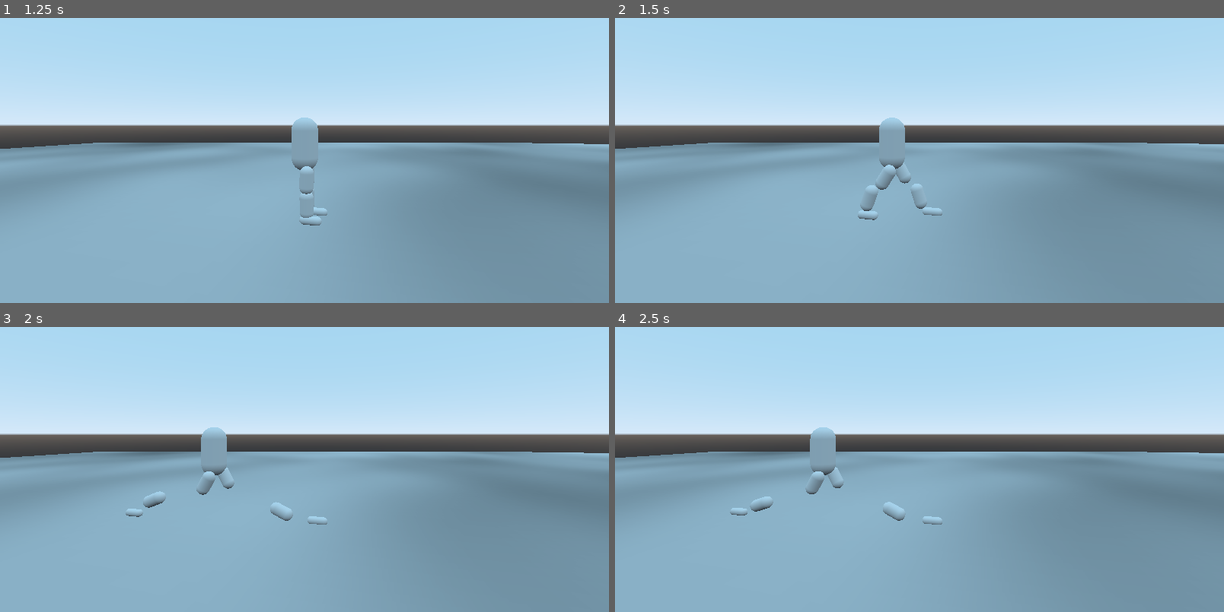
Above: before the commit, frames 1-4 (two rows, left to right).
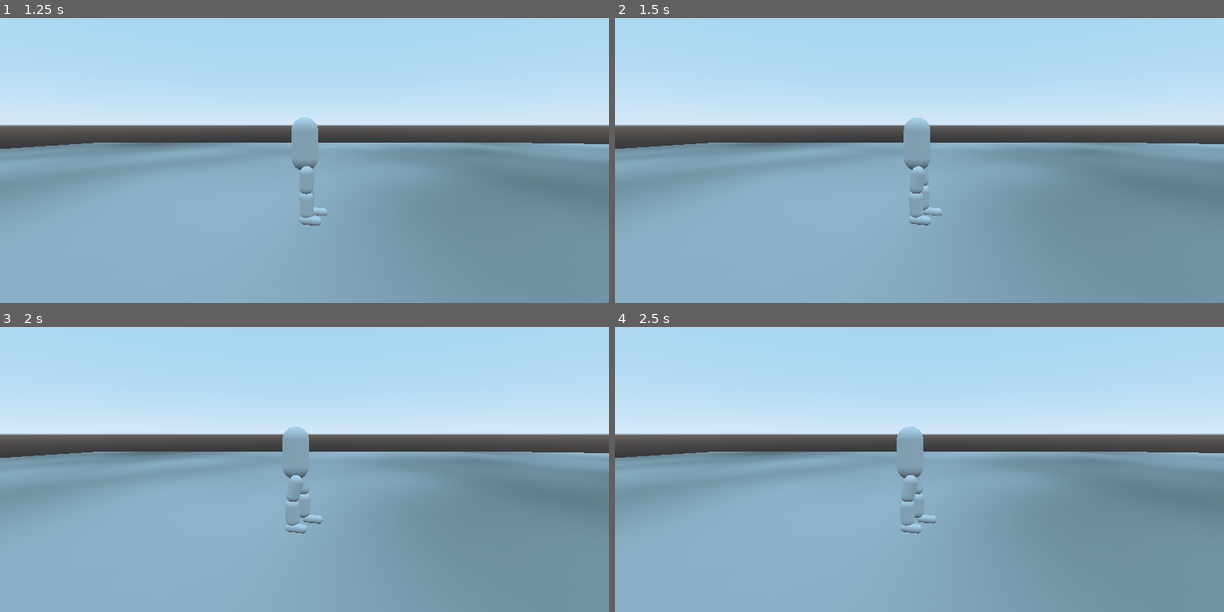
Above: after the commit, the same moments.

Repository: Terkwood/tinker-godot-joint
Game: Godot game, scene res://Main.tscn
Two runs of this game, one before a commit and one after it. Both use one fixed random seed, a clock stepped at 60 frames per second and the inputs below.
Inputs:
- Up to frame 1 (1.25 s): hold Right (ui_right) from 0.53 s (still down)
- Up to frame 2 (1.5 s): tap Enter at 1.25 s; release Right (ui_right) at 1.28 s; hold Down (ui_down) from 1.28 s (still down)
- Up to frame 3 (2 s): keep holding Down (ui_down)
- Up to frame 4 (2.5 s): release Down (ui_down) at 2.03 s; hold Right (ui_right) from 2.03 s (still down)

Frame 1 is identical in both runs. In frame 2, 1.4% of the frame differs, in the area x 39-52%, y 34-73%; in frame 3, 1.5%, in the area x 20-54%, y 34-73%; in frame 4, 1.5%.

Commit message:
unintended consequences

Diff:
--- a/Player.gd
+++ b/Player.gd
@@ -26,7 +26,7 @@
 		pass #movement = Vector2(0, movement.y)
 
 
-const _COEFF = 11.0
+const _COEFF = 1.0
 
 func _physics_process(_delta):
 	var move_z = _convert(_walking.motion_z)
@@ -35,8 +35,6 @@
 	_kin_upper_body.move_and_slide(v)
 	_foot_node().move_and_slide(2.0 * v)
 
-func _change_foot():
-	_walking.moving_foot = _walking.other_foot()
 
 func _foot_node():
 	if _walking.moving_foot == _walking.Foot.Left:
@@ -53,7 +51,13 @@
 
 
 func _on_FrontBoundary_body_entered(body):
-	if body == _left_foot:
-		printerr("writeme")
-	if body == _right_foot:
-		printerr("writeme")
+	_handle_foot(body)
+
+
+
+func _on_BackBoundary_body_entered(body):
+	_handle_foot(body)
+
+func _handle_foot(body: PhysicsBody):
+	if body == _left_foot or body == _right_foot:
+		_walking.moving_foot = _walking.other_foot()
--- a/Player.tscn
+++ b/Player.tscn
@@ -176,3 +176,4 @@
 nodes/node_a = NodePath("../../RightLowerLeg")
 nodes/node_b = NodePath("..")
 [connection signal="body_entered" from="FrontBoundary" to="." method="_on_FrontBoundary_body_entered"]
+[connection signal="body_entered" from="BackBoundary" to="." method="_on_BackBoundary_body_entered"]
